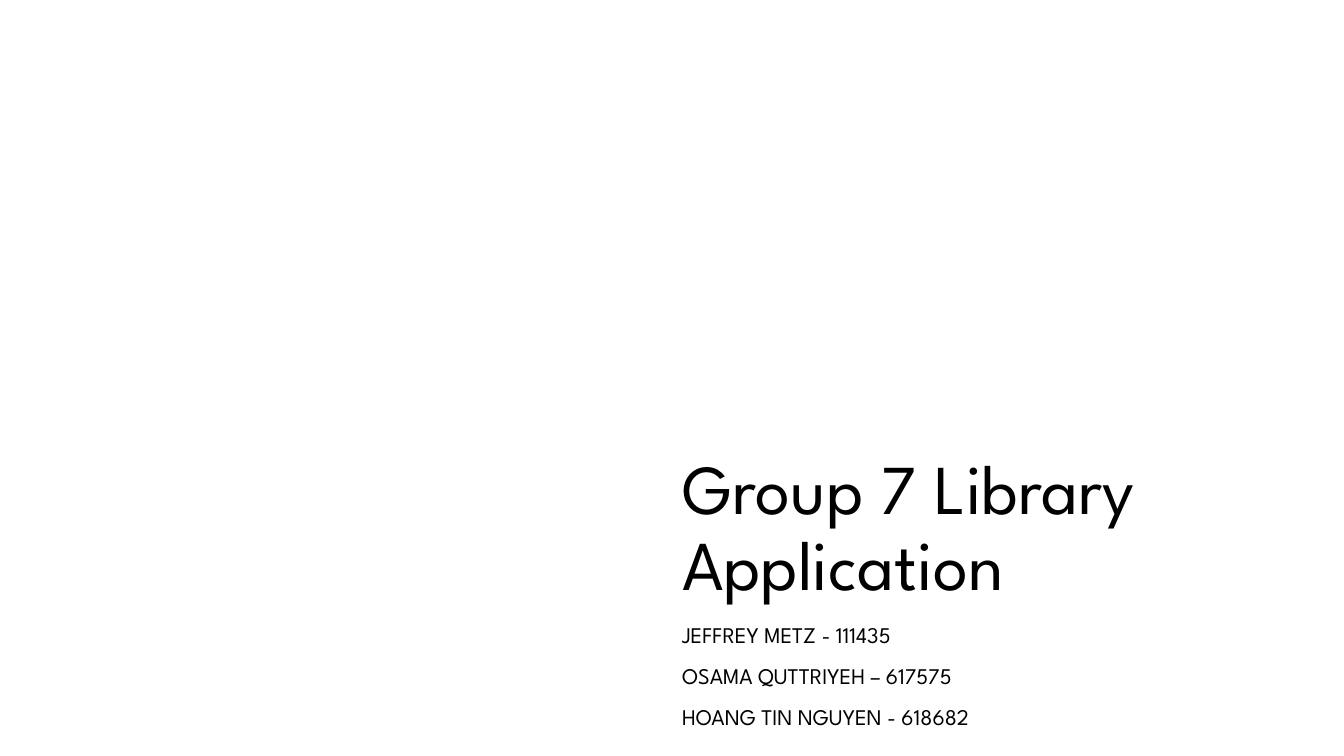
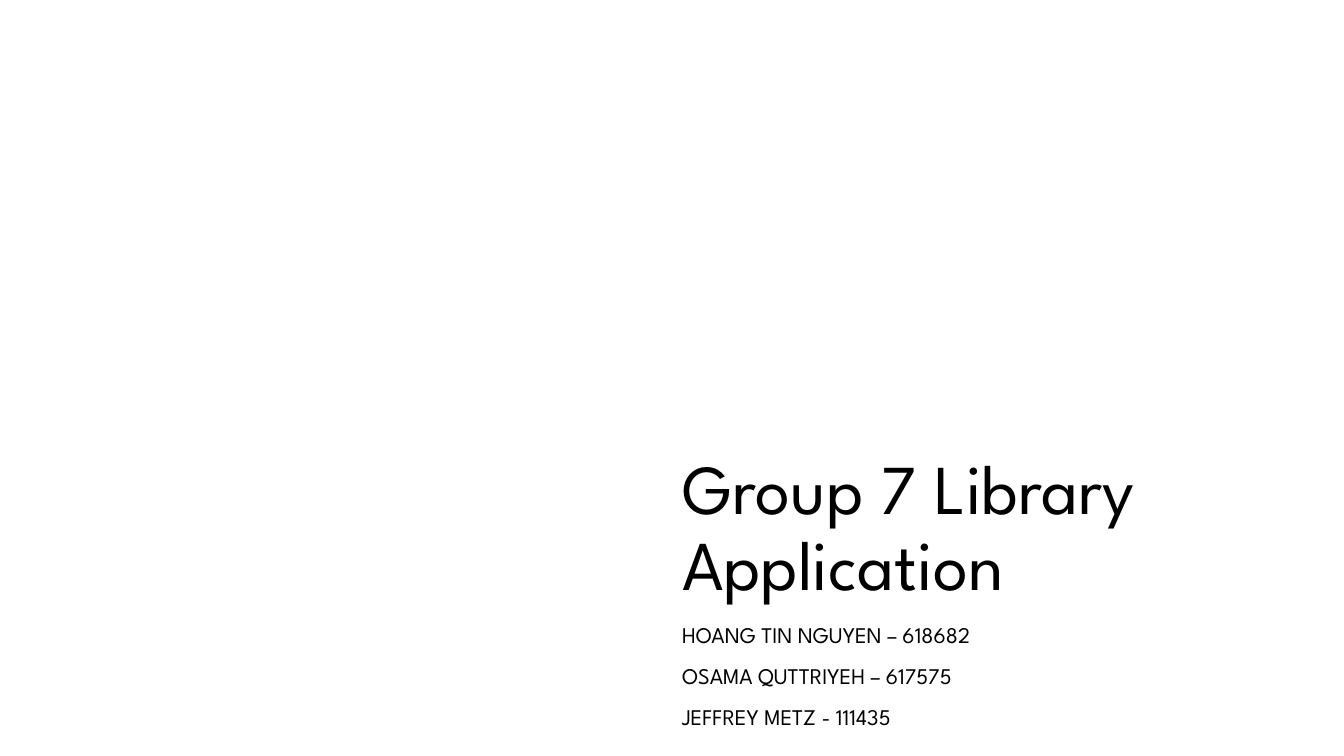
Before and after one commit to venturousman/miu-mpp-library, a slide deck: slide 1 of documents/Group 7 Library Application Presentation.pptx. Drawn at 1344x756 pixels with LibreOffice and Linux fonts; fonts in the diff are those of the drawing; background and template pictures are left out. Boxes give left, top, right and bottom in pixels: in the first picture for what was removed or moved away, otherwise in the second. Text is boxed around its words. In the diff, an @@ line names an element or a change of style, - is before the commit and + after.

```diff
--- a/documents/Group 7 Library Application Presentation.pptx
+++ b/documents/Group 7 Library Application Presentation.pptx
@@ subtitle at [682, 628, 970, 687]: paragraphs added @@
+HOANG TIN NGUYEN – 618682
+OSAMA QUTTRIYEH – 617575
@@ subtitle at [682, 669, 969, 726]: paragraphs removed @@
-OSAMA QUTTRIYEH – 617575
-HOANG TIN NGUYEN - 618682
```
Also in this commit, not shown: 5 other slides changed, 6 slides added, 5 other files.
